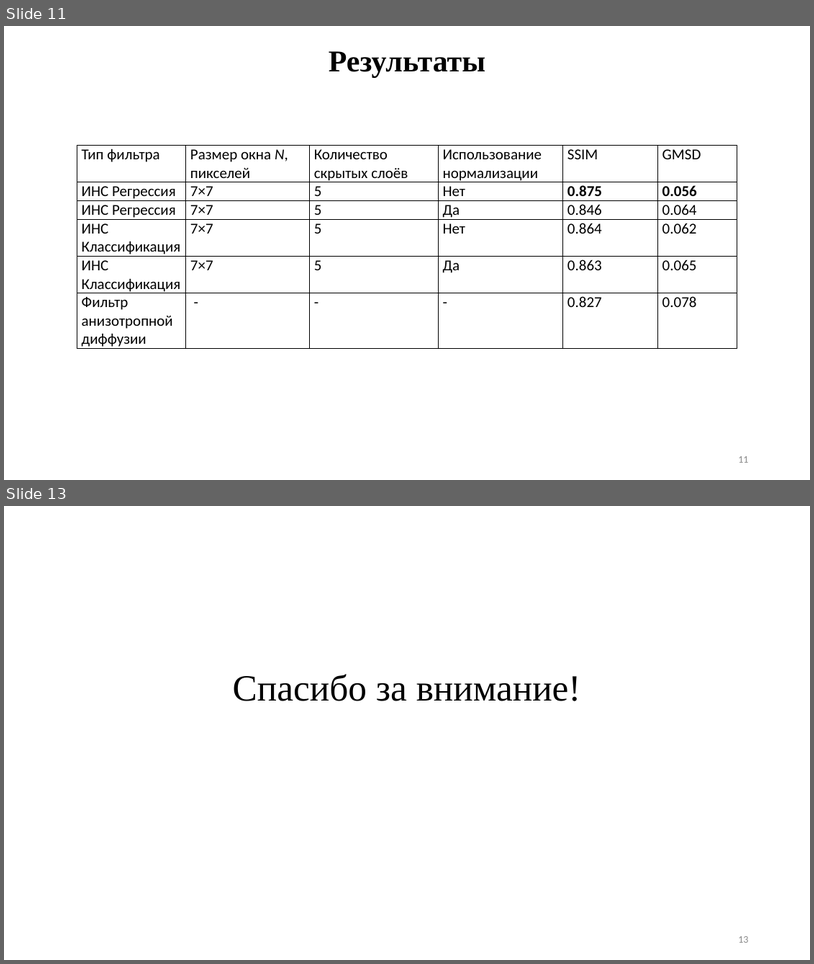
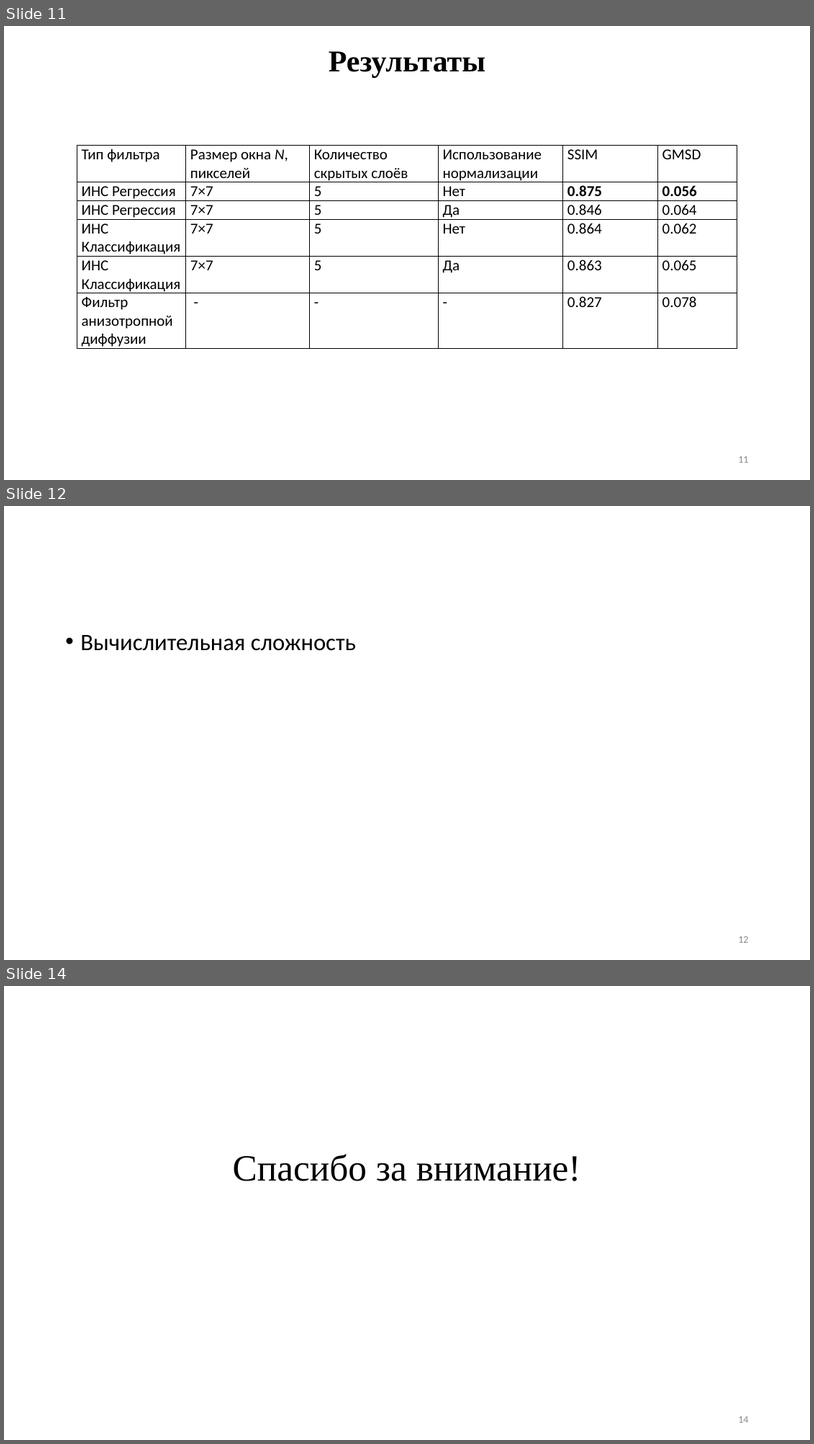
Before and after one commit to Felecort/NN_Filter_Radiolocation_Imgs, a slide deck: text/ВКР_презаентация.pptx. Shown one above the other, each under a label of ours: slides 11 and 13 before the commit, slides 11, 12 and 14 after it; the slides between them are not shown. The pictures are 814x964 and 814x1444 pixels, drawn with LibreOffice and Linux fonts; fonts in the diff are those of the drawing. Boxes give left, top, right and bottom in pixels: in the first picture for what was removed or moved away, otherwise in the second. Text is boxed around its words. In the diff, an @@ line names an element or a change of style, - is before the commit and + after.

```diff
--- a/text/ВКР_презаентация.pptx
+++ b/text/ВКР_презаентация.pptx
@@ slide 12 added at bbox=[4, 506, 810, 960], background #FFFFFF @@
@@ text added at bbox=[80, 635, 356, 651], 28 pt, text #000000 @@
+• Вычислительная сложность
@@ page number added at bbox=[738, 936, 748, 942], 12 pt, text #8C8C8C @@
+12
@@ what was slide 13 is now slide 14 @@
@@ page number at bbox=[738, 1416, 748, 1422]: text changed @@
-13
+14
```
Also in this commit, not shown: 8 slides changed, 1 other slide added, 4 other files.
